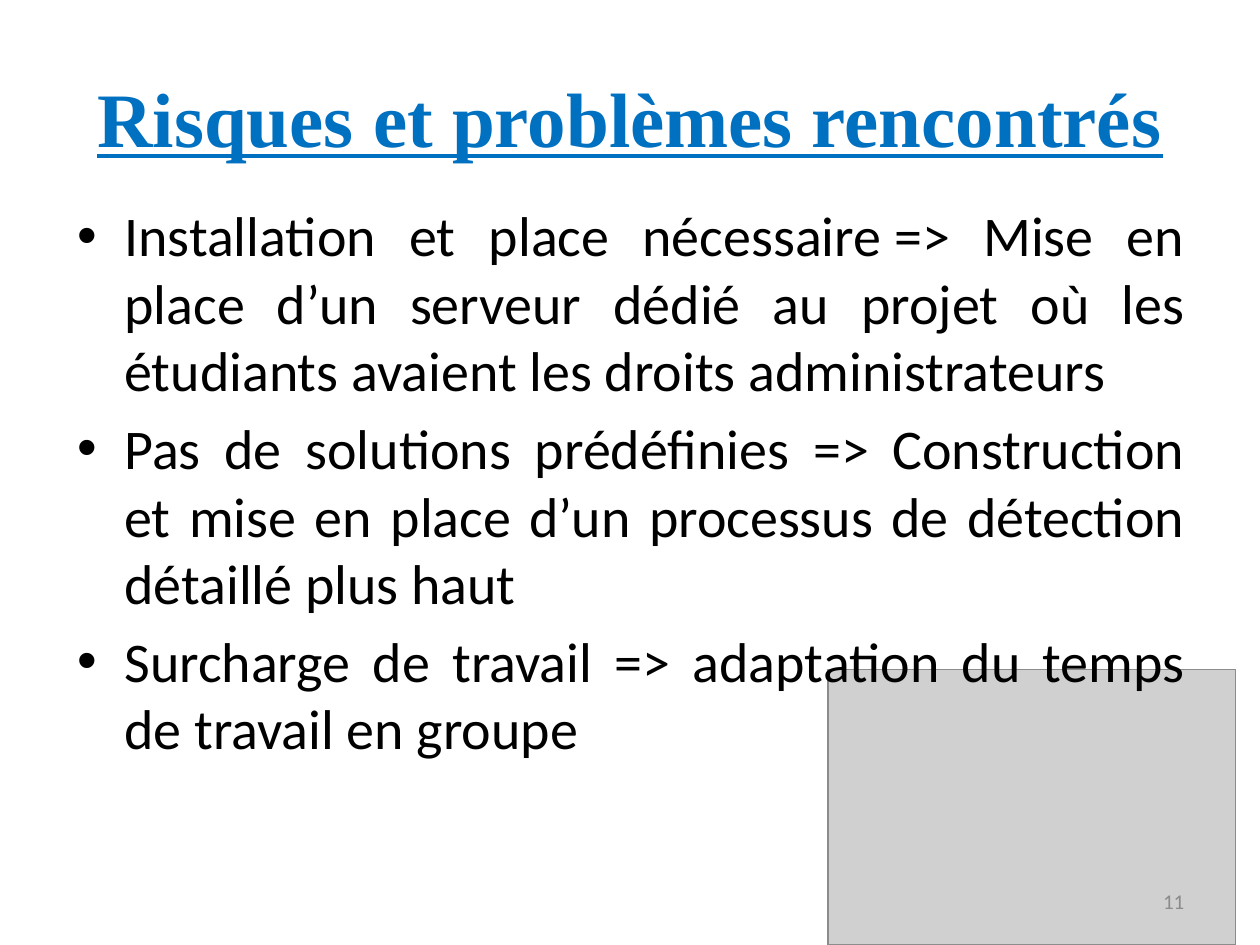
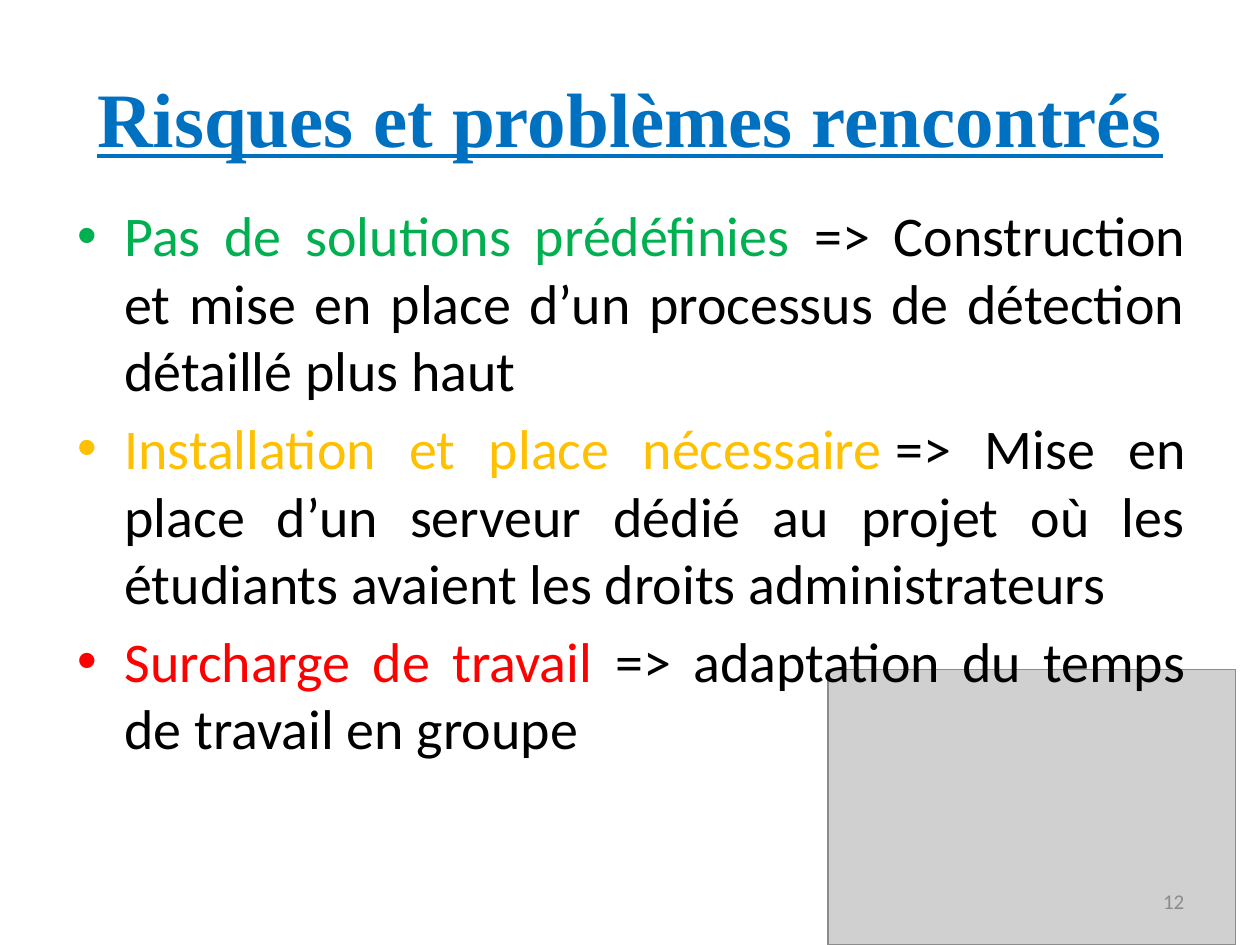
Before and after one commit to Mric26/M2-S1, a slide deck: slide 12 of Projet/Presentation.pptx (slide 11 before the commit). Drawn at 1260x945 pixels with LibreOffice and Linux fonts; fonts in the diff are those of the drawing; grey boxes stand for pictures. Boxes give left, top, right and bottom in pixels: in the first picture for what was removed or moved away, otherwise in the second. Text is boxed around its words. In the diff, an @@ line names an element or a change of style, - is before the commit and + after.

```diff
--- a/Projet/Presentation.pptx
+++ b/Projet/Presentation.pptx
@@ text at bbox=[124, 217, 1185, 400]: paragraph added @@
+• Pas de solutions prédéfinies => Construction et mise en place d’un processus de détection détaillé plus haut
@@ text at bbox=[124, 430, 1184, 613]: paragraph removed @@
-• Pas de solutions prédéfinies => Construction et mise en place d’un processus de détection détaillé plus haut
@@ text at bbox=[124, 430, 1185, 759]: text colour #000000 to #FFC000 in "Installation et place nécessaire"; text colour #000000 to #FF0000 in "Surcharge de travail" @@
@@ page number at bbox=[1163, 896, 1184, 909]: text changed @@
-11
+12
```
Also in this commit, not shown: 7 other slides changed, 2 slides added, 10 other files.
